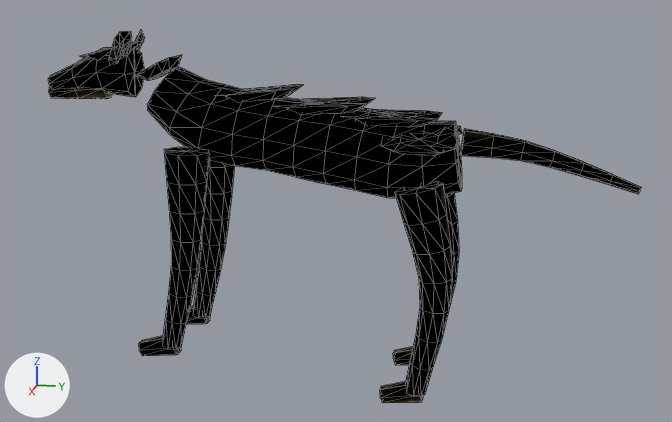
The glTF model dream/animations/enemies/hound.glb, before and after one commit.
Camera for both pictures: a 50 mm lens placed at (3.88, 0.45, 1.75), pointed at (-0.01, -0.33, 0.78). The axes (+X, +Y, +Z) are drawn at lower left. The lights are the same throughout. The picture after the commit comes second. Mesh edges are drawn as thin lines. Vertices at exactly the same position are counted once.
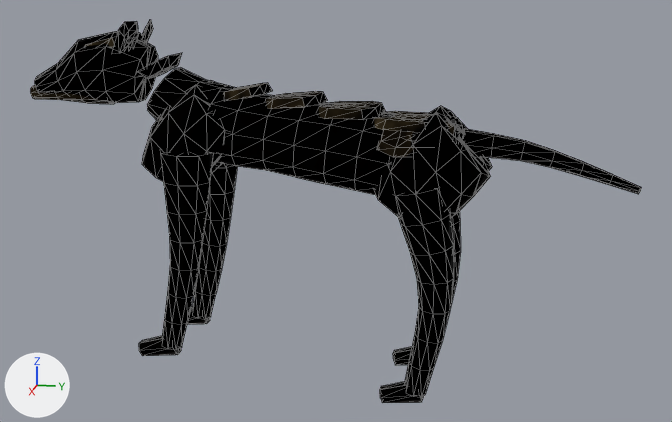
Patch to the scene script:
```diff
--- a/dream/animations/enemies/hound.glb.py
+++ b/dream/animations/enemies/hound.glb.py
@@ me_mesh @@
-me_mesh.from_pydata(...)  # 950 vertices, 1780 faces; spans x -0.31..0.31, y -1.64..0.94, z 0.0..1.55
+me_mesh.from_pydata(...)  # 1338 vertices, 2520 faces; spans x -0.33..0.33, y -1.73..0.94, z 0.0..1.59
+# me_mesh part 1: the loose piece of 34 vertices spanning x 0.02..0.12, y -1.31..-1.21, z 1.4..1.55 is scaled about its middle by (1.13, 1.12, 1.15), then moved by (0.02, 0.03, 0.03)
+# me_mesh part 2: the loose piece of 34 vertices spanning x -0.12..-0.02, y -1.31..-1.21, z 1.4..1.55 is scaled about its middle by (1.13, 1.12, 1.15), then moved by (-0.02, 0.03, 0.03)
+# me_mesh part 3: the loose piece of 48 vertices spanning x -0.11..0.11, y -1.64..-1.23, z 1.26..1.48 is rebuilt with 70 vertices and now spans x -0.16..0.16, y -1.7..-1.15, z 1.24..1.54
+# me_mesh part 4: the loose piece of 34 vertices spanning x -0.16..0.16, y -0.58..-0.18, z 1.21..1.27 is rebuilt with 42 vertices and now spans x -0.16..0.16, y -0.4..-0.13, z 1.2..1.25
+# me_mesh part 5: the loose piece of 34 vertices spanning x -0.14..0.14, y -0.84..-0.49, z 1.25..1.32 is rebuilt with 42 vertices and now spans x -0.11..0.11, y -0.84..-0.62, z 1.25..1.33
+# me_mesh part 6: the loose piece of 34 vertices spanning x -0.11..0.11, y -1.46..-1.21, z 1.41..1.5 is rebuilt with 42 vertices and now spans x -0.13..0.13, y -1.47..-1.2, z 1.44..1.54
+# me_mesh part 7: the loose piece of 32 vertices spanning x -0.05..0.05, y -1.64..-1.36, z 1.24..1.34 is rebuilt with 48 vertices and now spans x -0.08..0.08, y -1.73..-1.34, z 1.22..1.39
+# me_mesh part 8: a new loose piece of 44 vertices spanning x -0.09..0.3, y -0.15..0.33, z 0.75..1.24, in mat_hound_baked
+# me_mesh part 9: a new loose piece of 44 vertices spanning x -0.3..0.09, y -0.15..0.33, z 0.75..1.24, in mat_hound_baked
+# me_mesh part 10: a new loose piece of 44 vertices spanning x -0.06..0.26, y -1.17..-0.74, z 0.88..1.33, in mat_hound_baked
+# me_mesh part 11: a new loose piece of 44 vertices spanning x -0.26..0.06, y -1.17..-0.74, z 0.88..1.33, in mat_hound_baked
+# me_mesh part 12: a new loose piece of 42 vertices spanning x -0.14..0.14, y -0.63..-0.38, z 1.23..1.29, in mat_hound_baked
+# me_mesh part 13: 58 vertices moved from x -0.31..0.31, y -0.15..0.2, z 0.56..1.21 to x -0.33..0.33, y -0.15..0.2, z 0.56..1.21; 101 vertices removed from x -0.24..0.28, y -0.29..0.19, z 0.96..1.21; 126 vertices added at x -0.25..0.29, y -0.17..0.2, z 0.96..1.21
+# me_mesh part 14: 54 vertices moved from x -0.3..0.3, y -1.03..-0.83, z 0.67..1.06 to x -0.32..0.32, y -1.05..-0.81, z 0.67..1.06; 3 vertices removed from x 0.2..0.27, y -1.03..-1.0, z 1.06; 2 vertices added at x 0.2..0.28, y -1.05..-1.02, z 1.06
+# me_mesh part 15: 6 vertices moved from x -0.07..0.07, y -1.14..-1.1, z 1.36..1.4 to x -0.07..0.07, y -1.14..-1.1, z 1.36..1.41; 28 vertices removed from x -0.13..0.13, y -1.2..-1.04, z 1.34..1.44; 28 vertices added at x -0.13..0.13, y -1.2..-1.04, z 1.35..1.45
+# me_mesh part 16: 1017 kept faces spanning x -0.33..0.33, y -1.19..0.94, z 0.0..1.39 get new texture (UV) coordinates
+# other edits to the shape of me_mesh do not show in these pictures
 me_mesh.materials.append(mat_hound_baked)
```

Pixel boxes [x1, y1, x2, y2] of what changed, in the pictures (672 x 422 px; the box of a moved part takes in the faces that stretch with it):
'Mesh', reshaped
    before: [48, 29, 641, 403]
    after: [31, 20, 641, 403]
part 1 of me_mesh, moved or reshaped
    before: [108, 31, 132, 63]
    after: [112, 21, 138, 53]
part 2 of me_mesh, moved or reshaped
    before: [135, 29, 145, 50]
    after: [142, 20, 153, 42]
part 3 of me_mesh, rebuilt (27% wider, 43% taller)
    before: [48, 47, 145, 97]
    after: [35, 31, 158, 103]
part 4 of me_mesh, rebuilt (33% narrower)
    before: [273, 97, 375, 115]
    after: [318, 101, 386, 120]
part 5 of me_mesh, rebuilt (40% narrower)
    before: [218, 85, 302, 102]
    after: [223, 83, 273, 101]
part 6 of me_mesh, rebuilt
    before: [80, 41, 144, 60]
    after: [85, 33, 144, 47]
part 7 of me_mesh, rebuilt
    before: [49, 87, 112, 99]
    after: [31, 86, 115, 104]
part 8 of me_mesh, added
    after: [373, 112, 490, 219]
part 9 of me_mesh, added (mostly hidden)
    after: [427, 106, 492, 171]
part 10 of me_mesh, added
    after: [142, 85, 229, 181]
part 11 of me_mesh, added (mostly hidden)
    after: [210, 80, 222, 174]
part 12 of me_mesh, added
    after: [266, 91, 327, 109]
part 13 of me_mesh, moved or reshaped
    before: [340, 109, 462, 313]
    after: [374, 111, 463, 314]
part 14 of me_mesh, moved or reshaped
    before: [164, 147, 235, 271]
    after: [160, 151, 237, 271]
part 15 of me_mesh, moved or reshaped
    before: [136, 55, 182, 81]
    after: [137, 53, 182, 79]
part 16 of me_mesh, surface changed
    both: [150, 68, 496, 403]
